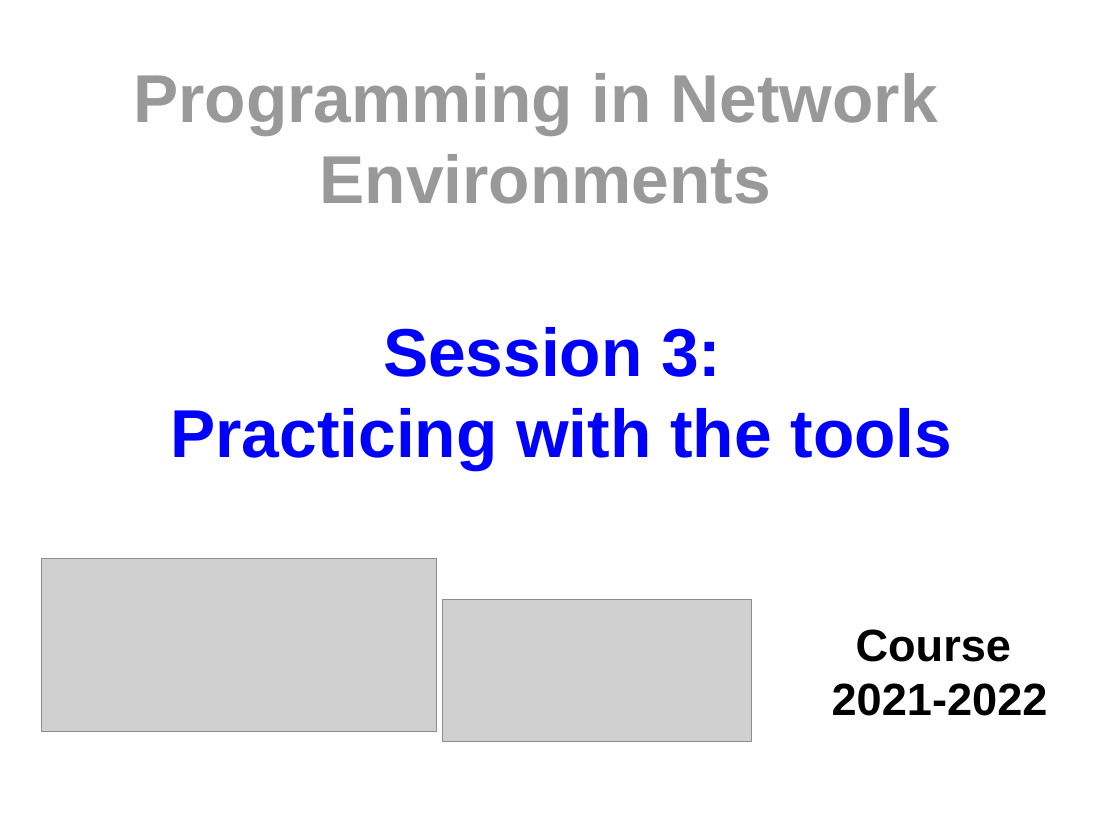
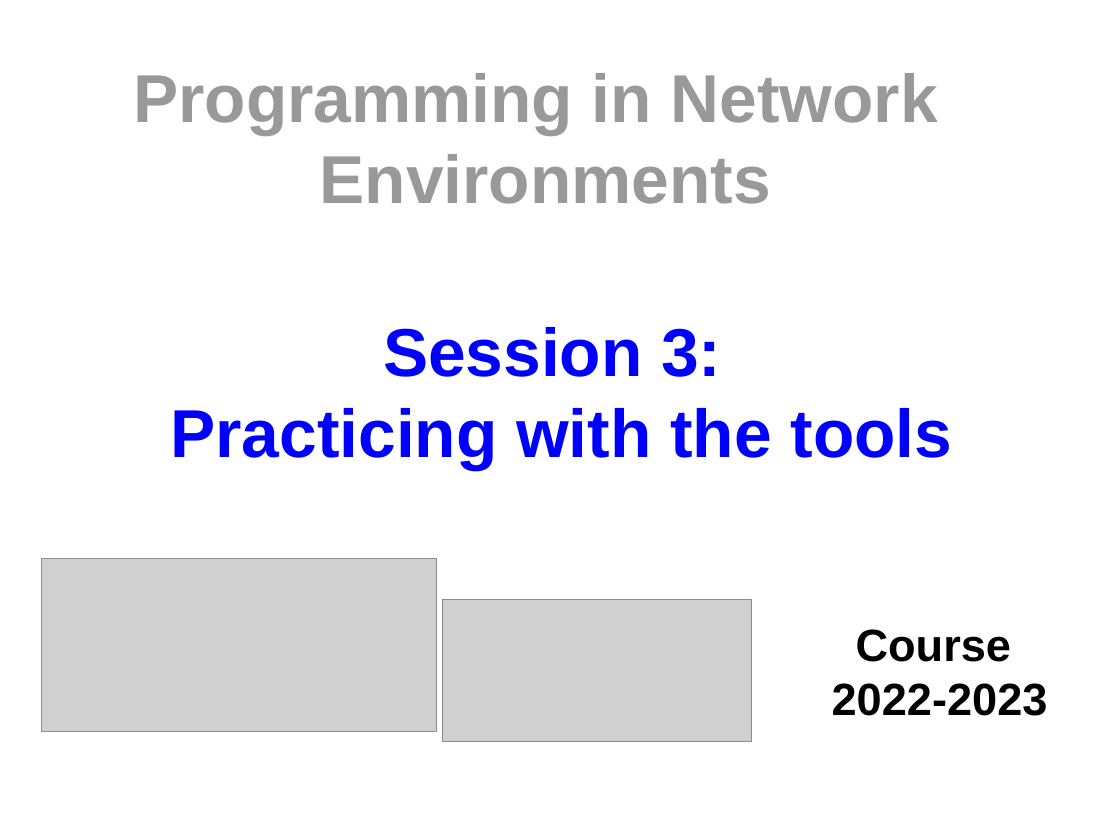
Before and after one commit to rodperex/PNE, a slide deck: slide 1 of s3-practicing/Cover/Cover.odp. Drawn at 1120x840 pixels with LibreOffice and Linux fonts; fonts in the diff are those of the drawing; grey boxes stand for pictures. Boxes give left, top, right and bottom in pixels: in the first picture for what was removed or moved away, otherwise in the second. Text is boxed around its words. In the diff, an @@ line names an element or a change of style, - is before the commit and + after.

```diff
--- a/s3-practicing/Cover/Cover.odp
+++ b/s3-practicing/Cover/Cover.odp
@@ title at (832, 629, 1048, 716): text changed @@
-Course
-2021-2022
+Course
+2022-2023
```
Also in this commit, not shown: 1 other file.
